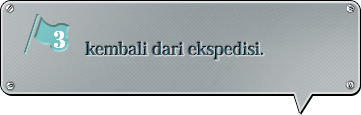
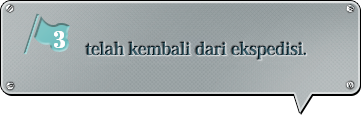
Revision of a layered (361, 115) image; what changed, layer by layer:
renamed "kembali dari ekspedisi." to "telah kembali dari ekspedisi.", painted on it over [85,41,307,60]
